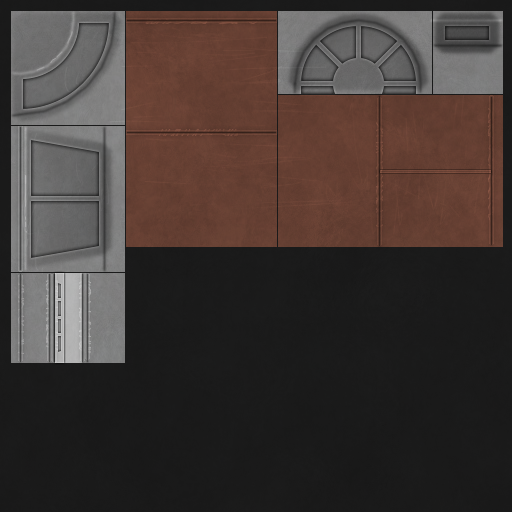
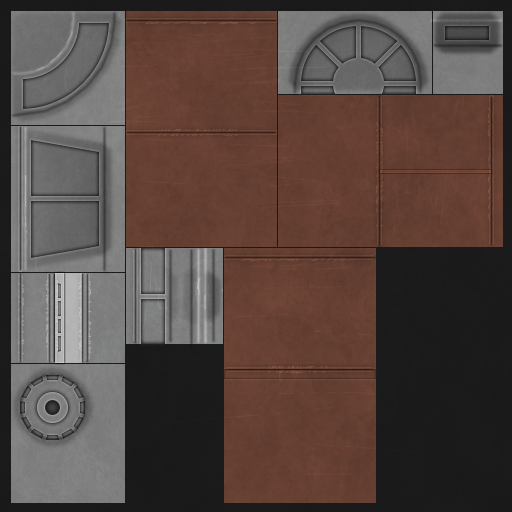
Comparing the layer stacks of the two 512px x 512px images. Changes:
renamed "a" to "A", painted on it over 11, 246, 377, 451
painted on "h2" over 197, 278, 206, 310
painted on "h1" over 195, 247, 209, 344
painted on "l1" over 17, 249, 217, 443
added layer "rad para hole sink" above "rad para sink" over 45, 400, 60, 415
painted on "b" (2nd of 3, in "b") over 135, 249, 375, 370
painted on "higher" over 241, 257, 358, 373
painted on "b high" over 133, 249, 374, 372
painted on "GR2" over 134, 260, 377, 475
painted on "gr1" over 126, 247, 377, 380
painted on "wear" (1st of 2) over 224, 248, 376, 503
painted on "b" (3rd of 3) over 11, 248, 376, 503
